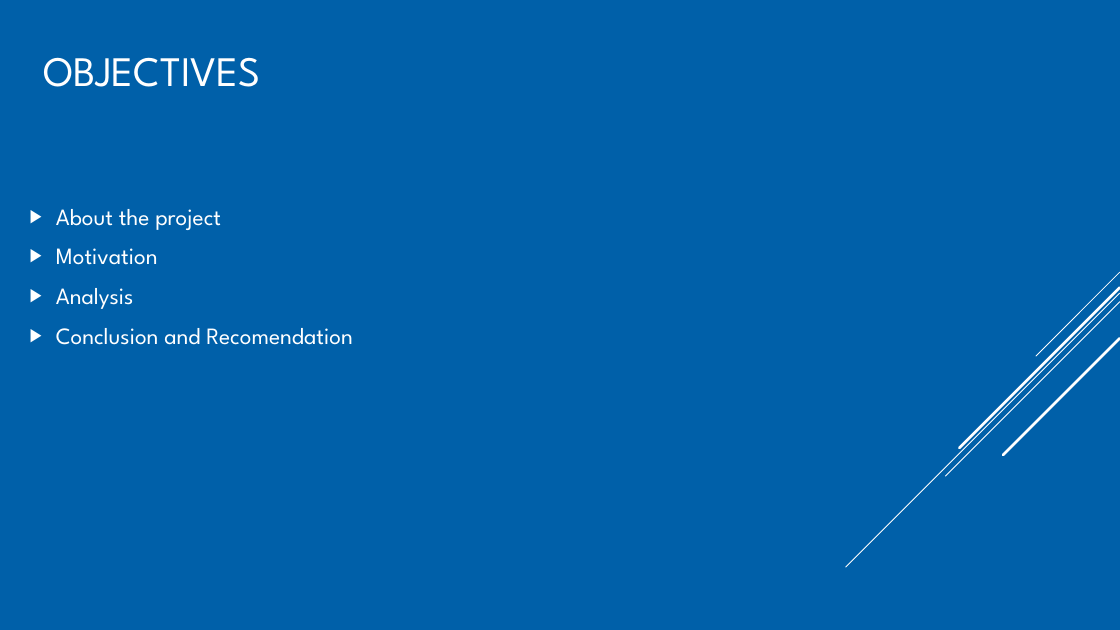
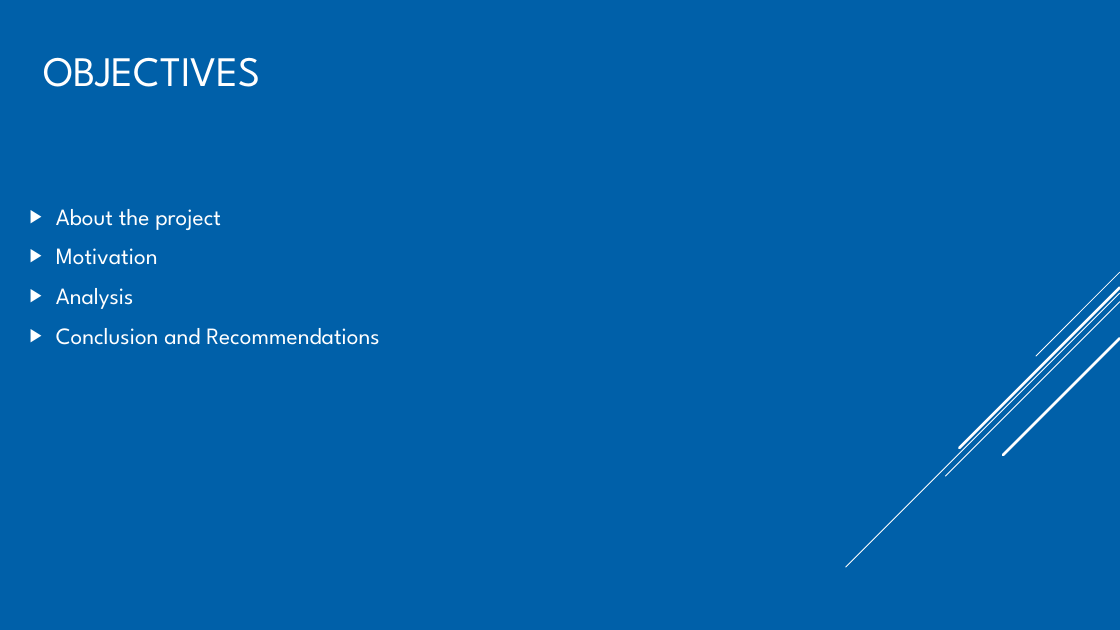
Before and after one commit to SpotMcCormick/nss_capstone, a slide deck: slide 2 of Lets build a costco powerpoint.pptx. Drawn at 1120x630 pixels with LibreOffice and Linux fonts; fonts in the diff are those of the drawing. Boxes give left, top, right and bottom in pixels: in the first picture for what was removed or moved away, otherwise in the second. Text is boxed around its words. In the diff, an @@ line names an element or a change of style, - is before the commit and + after.

```diff
--- a/Lets build a costco powerpoint.pptx
+++ b/Lets build a costco powerpoint.pptx
@@ text at (56,328,379,345): text changed @@
-▶ Conclusion and Recomendation
+▶ Conclusion and Recommendations
```
Also in this commit, not shown: 1 other slide changed, 1 other file.
